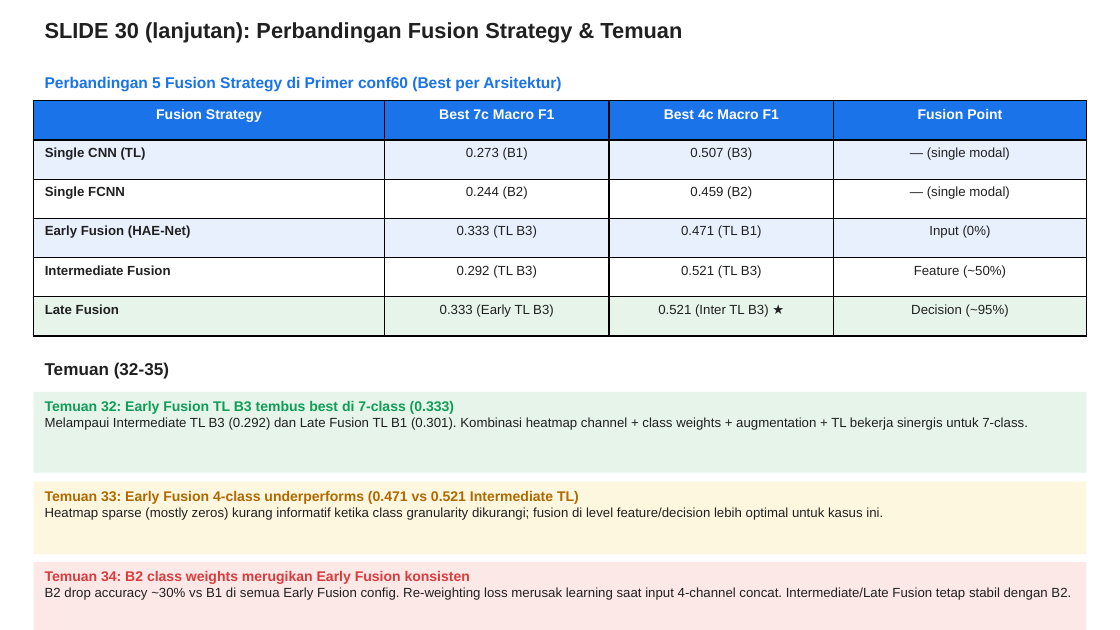
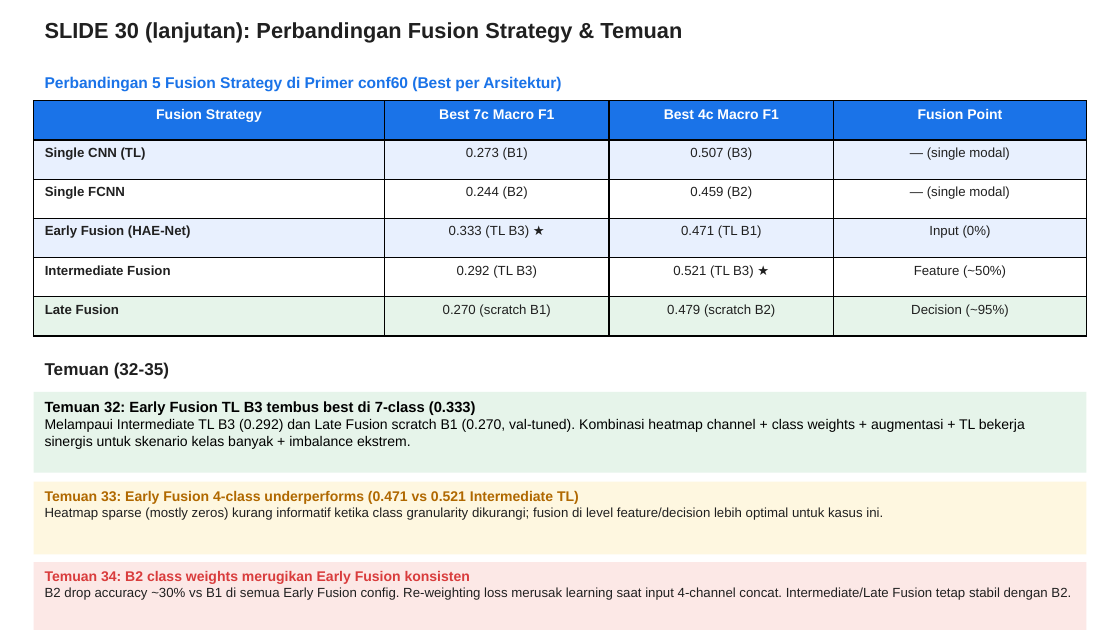
Before and after one commit to taufikhdyt01/MultimodalEmoLearn-CNN-LSTM, a slide deck: slide 120 of docs/PPT Bimbingan.pptx. Drawn at 1120x630 pixels with LibreOffice and Linux fonts; fonts in the diff are those of the drawing. Boxes give left, top, right and bottom in pixels: in the first picture for what was removed or moved away, otherwise in the second. Text is boxed around its words. In the diff, an @@ line names an element or a change of style, - is before the commit and + after.

```diff
--- a/docs/PPT Bimbingan.pptx
+++ b/docs/PPT Bimbingan.pptx
@@ table at box(34, 101, 1088, 336) @@
-row 4, column 2: 0.333 (TL B3)
+row 4, column 2: 0.333 (TL B3) ★
-row 5, column 3: 0.521 (TL B3)
+row 5, column 3: 0.521 (TL B3) ★
-row 6, column 2: 0.333 (Early TL B3)
+row 6, column 2: 0.270 (scratch B1)
-row 6, column 3: 0.521 (Inter TL B3) ★
+row 6, column 3: 0.479 (scratch B2)
@@ text in rectangle at box(45, 419, 1025, 449): text changed; size 8.5 to 9 pt; text colour #202020 to #000000 @@
-Melampaui Intermediate TL B3 (0.292) dan Late Fusion TL B1 (0.301). Kombinasi heatmap channel + class weights + augmentation + TL bekerja sinergis untuk 7-class.
+Melampaui Intermediate TL B3 (0.292) dan Late Fusion scratch B1 (0.270, val-tuned). Kombinasi heatmap channel + class weights + augmentasi + TL bekerja sinergis untuk skenario kelas banyak + imbalance ekstrem.
@@ text in rectangle at box(45, 401, 476, 415): size 9 to 9.5 pt, text colour #0F9D58 to #000000 in "Temuan 32: Early Fusion TL B3 tembus ..." @@
```
Also in this commit, not shown: 1 slide added, 1 other file.
